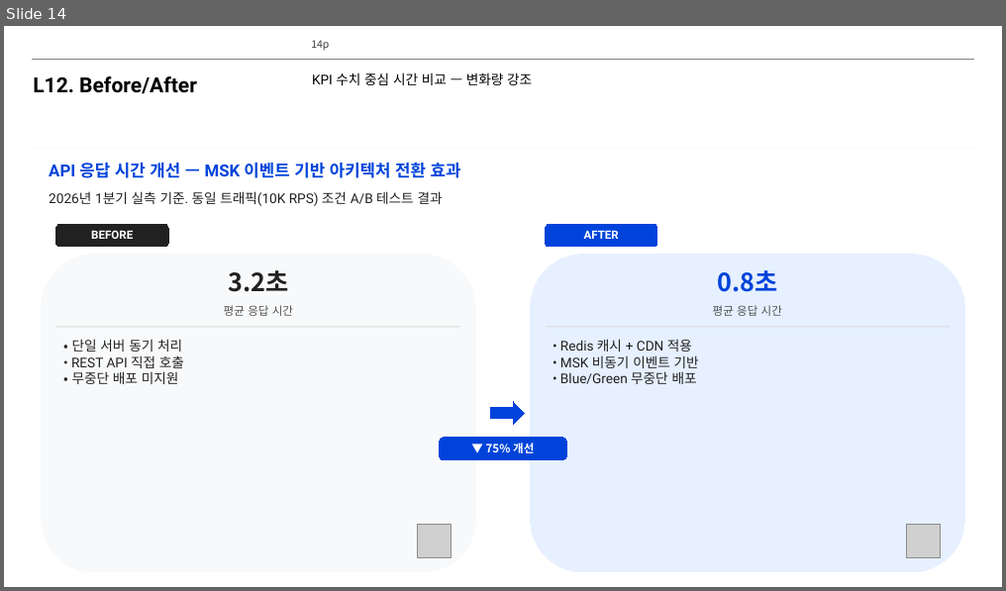
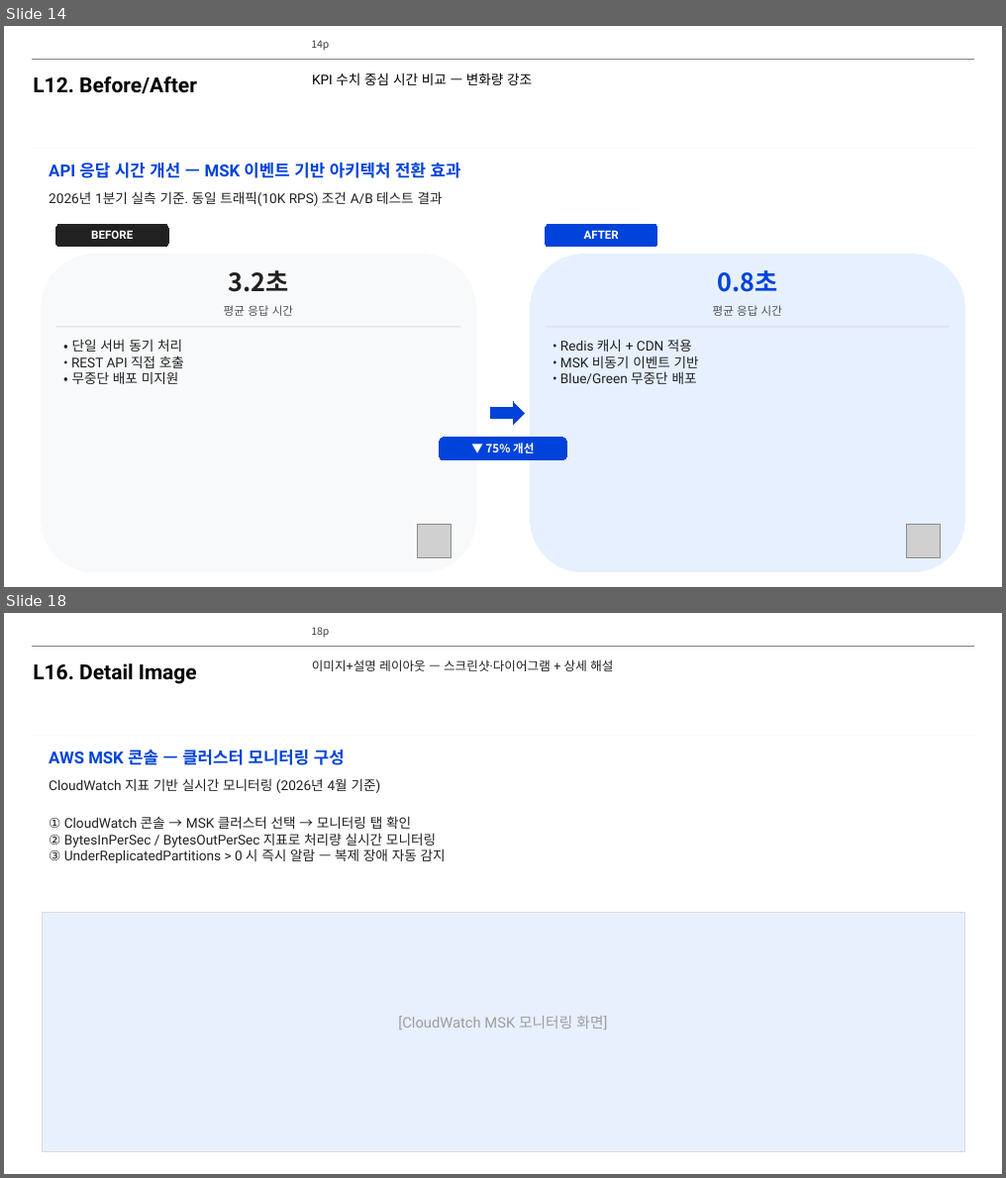
Before and after one commit to lhs6395-hslee/project-steer, a slide deck: results/pptx/AWS_MSK_Expert_Intro.pptx. Shown one above the other, each under a label of ours: slide 14 before the commit, slides 14 and 18 after it; the slides between them are not shown. The pictures are 1006x591 and 1006x1178 pixels, drawn with LibreOffice and Linux fonts; fonts in the diff are those of the drawing; grey boxes stand for pictures; background and template pictures are left out. Boxes give left, top, right and bottom in pixels: in the first picture for what was removed or moved away, otherwise in the second. Text is boxed around its words. In the diff, an @@ line names an element or a change of style, - is before the commit and + after.

```diff
--- a/results/pptx/AWS_MSK_Expert_Intro.pptx
+++ b/results/pptx/AWS_MSK_Expert_Intro.pptx
@@ slide 18 added at [4, 613, 1002, 1174], background #FFFFFF; not listed: 3 template elements that a slide beside it also shows @@
@@ text added at [33, 663, 197, 684], 20 pt, text #000000, bold @@
+L16. Detail Image
@@ text added at [312, 660, 613, 671], 12 pt, text #212121 @@
+이미지+설명 레이아웃 — 스크린샷·다이어그램 + 상세 해설
@@ text added at [49, 750, 345, 765], 16 pt, text #0043DA, bold @@
+AWS MSK 콘솔 — 클러스터 모니터링 구성
@@ text added at [49, 778, 381, 793], 13 pt, text #212121 @@
+CloudWatch 지표 기반 실시간 모니터링 (2026년 4월 기준)
@@ text added at [49, 816, 446, 863], 13 pt, text #212121 @@
+① CloudWatch 콘솔 → MSK 클러스터 선택 → 모니터링 탭 확인
+② BytesInPerSec / BytesOutPerSec 지표로 처리량 실시간 모니터링
+③ UnderReplicatedPartitions > 0 시 즉시 알람 — 복제 장애 자동 감지
@@ rectangle added at [42, 912, 964, 1152], fill #E8EFFD, outline #DCDCDC 0.5 pt @@
@@ text added at [398, 1016, 607, 1030], 14 pt, text #9E9E9E @@
+[CloudWatch MSK 모니터링 화면]
```
Also in this commit, not shown: 8 slides changed, 7 other slides added, 9 other files.
